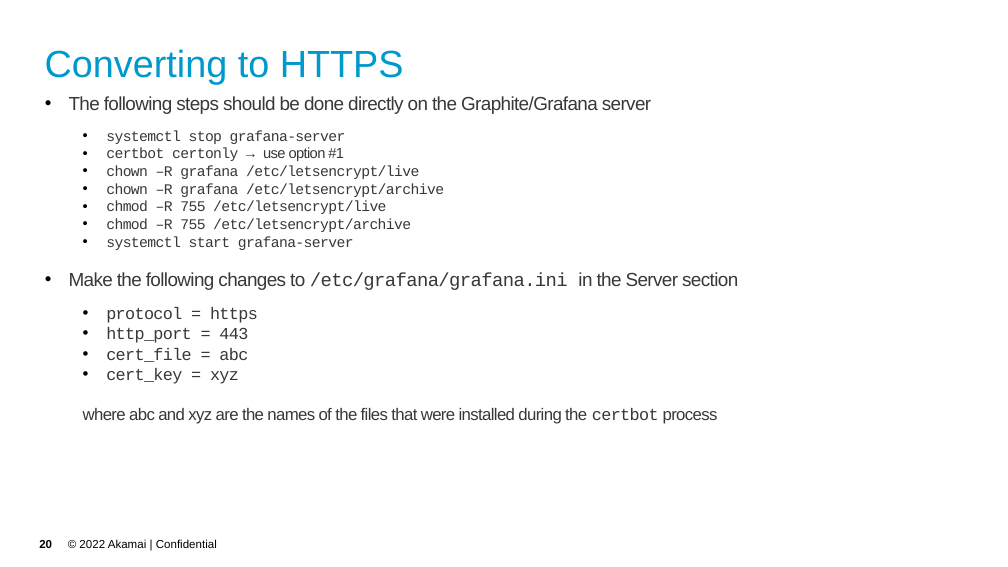
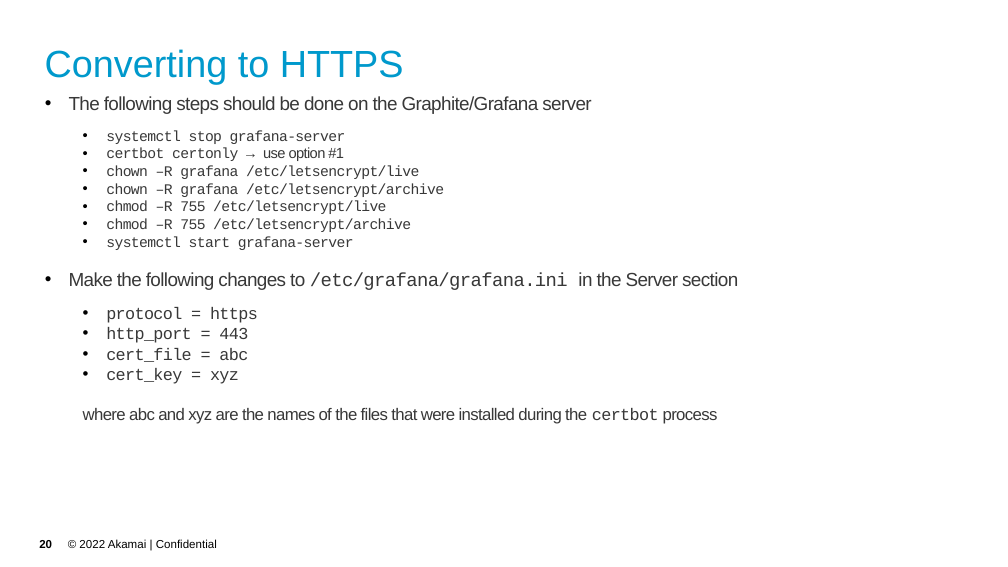
Before and after one commit to akamai-consulting/sitespeed, a slide deck: slide 20 of Info/Guide.pptx. Drawn at 1008x567 pixels with LibreOffice and Linux fonts; fonts in the diff are those of the drawing; background and template pictures are left out. Boxes give left, top, right and bottom in pixels: in the first picture for what was removed or moved away, otherwise in the second. Text is boxed around its words. In the diff, an @@ line names an element or a change of style, - is before the commit and + after.

```diff
--- a/Info/Guide.pptx
+++ b/Info/Guide.pptx
@@ text at [69,96,591,114]: text changed @@
-• The following steps should be done directly on the Graphite/Grafana server
+• The following steps should be done on the Graphite/Grafana server
```
Also in this commit, not shown: 2 other slides changed.
